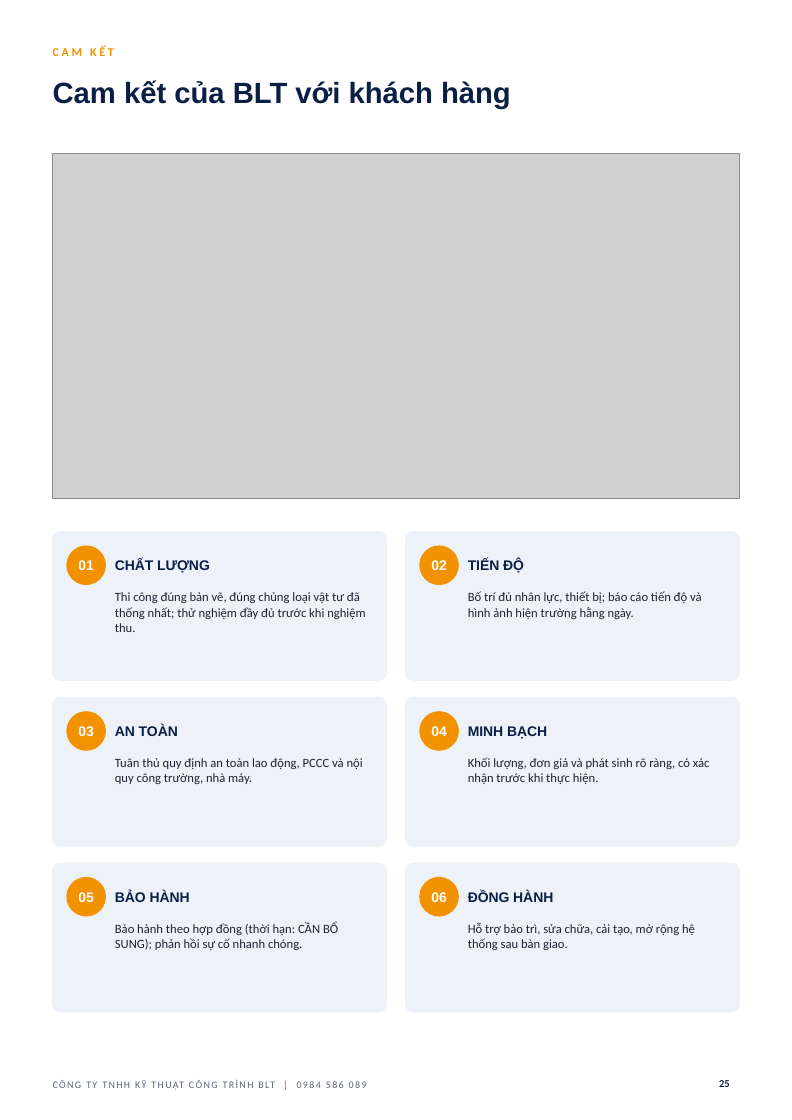
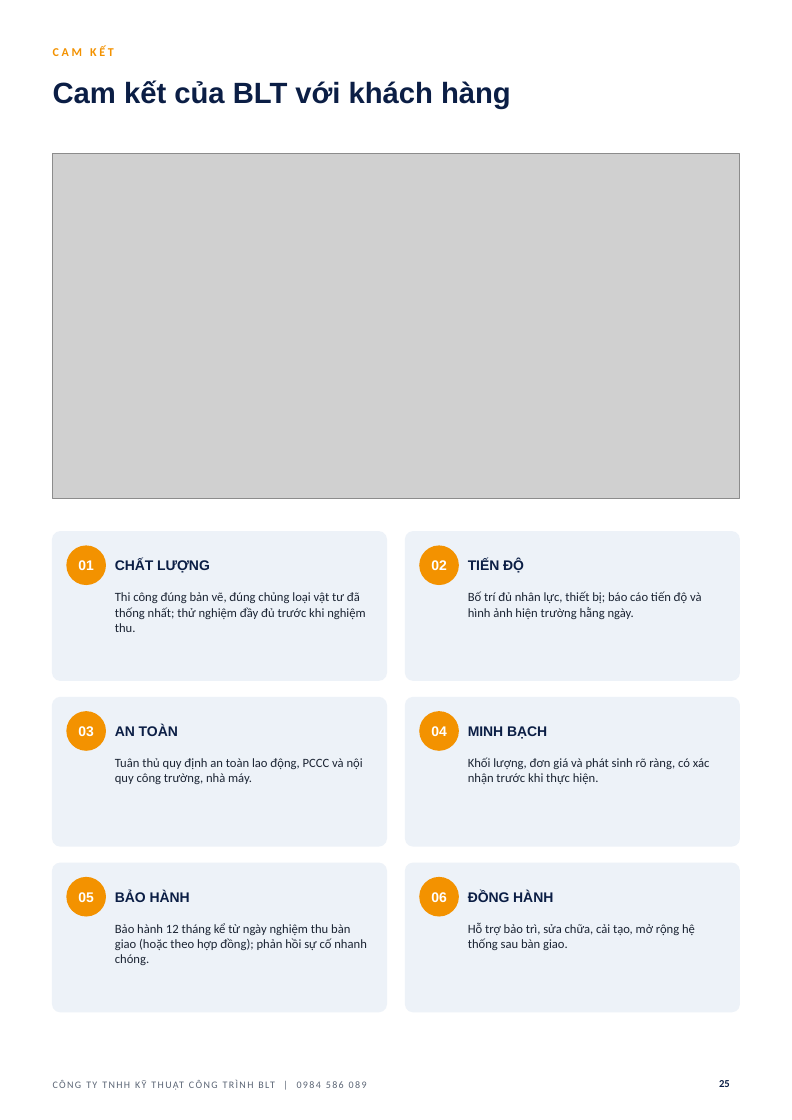
Before and after one commit to haquyenkl2-sys/C-NG-TY-CP-TH-NG-M-I-T-NG-H-P-MINH-PH-T, a slide deck: slide 25 of ho-so-nang-luc-BLT/HO_SO_NANG_LUC_BLT.pptx. Drawn at 792x1120 pixels with LibreOffice and Linux fonts; fonts in the diff are those of the drawing; grey boxes stand for pictures; background and template pictures are left out. Boxes give left, top, right and bottom in pixels: in the first picture for what was removed or moved away, otherwise in the second. Text is boxed around its words. In the diff, an @@ line names an element or a change of style, - is before the commit and + after.

```diff
--- a/ho-so-nang-luc-BLT/HO_SO_NANG_LUC_BLT.pptx
+++ b/ho-so-nang-luc-BLT/HO_SO_NANG_LUC_BLT.pptx
@@ text at (x1=115, y1=923, x2=367, y2=965): text changed @@
-Bảo hành theo hợp đồng (thời hạn: CẦN BỔ SUNG); phản hồi sự cố nhanh chóng.
+Bảo hành 12 tháng kể từ ngày nghiệm thu bàn giao (hoặc theo hợp đồng); phản hồi sự cố nhanh chóng.
```
Also in this commit, not shown: 11 other slides changed, 1 other file.
